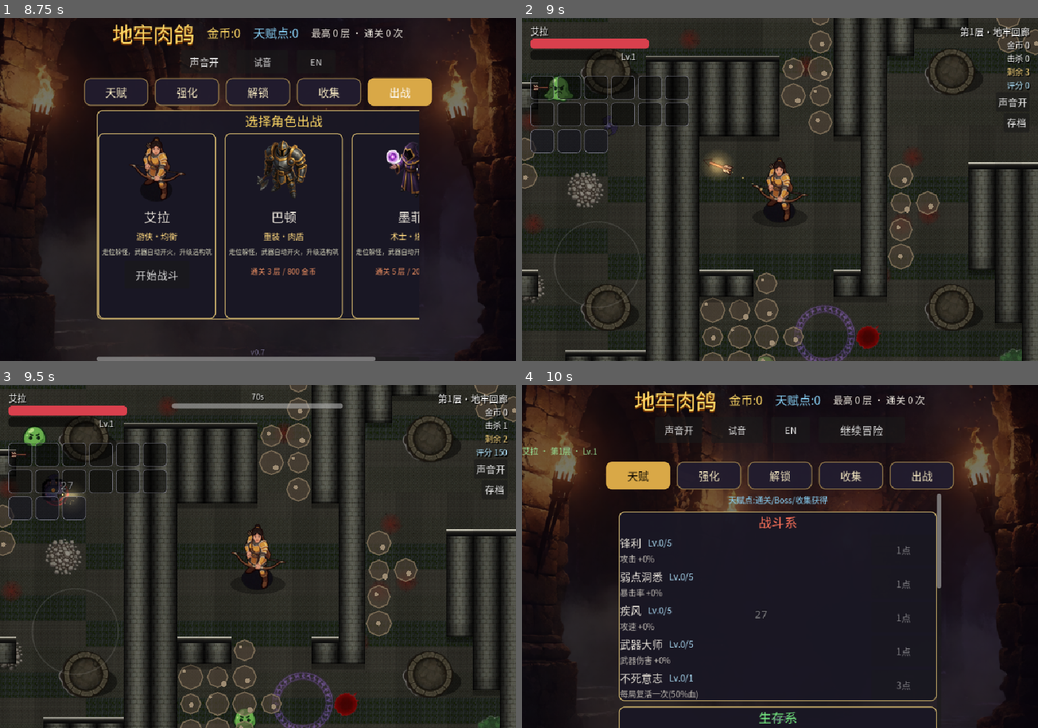
Above: before the commit, frames 1-4 (two rows, left to right).
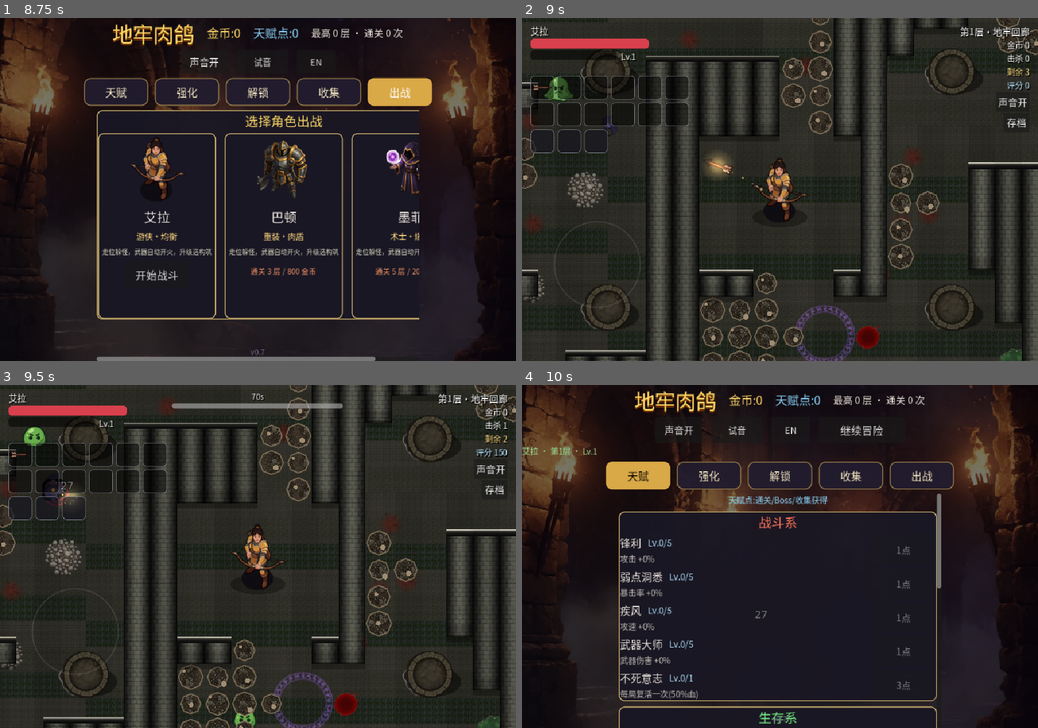
Above: after the commit, the same moments.

Repository: owlco001/dungeon-rogue-godot
Game: Godot game, scene res://scenes/lobby.tscn
The game is run twice, just before and just after one commit, with the same random seed, the same clock (stepped at 60 frames per second) and the same inputs.
Inputs:
- Up to frame 1 (8.75 s): click "试音" at 0.5 s; click "声音开" at 1.25 s; click "声音关" at 2 s; click "EN" at 2.75 s; click "Test" at 3.5 s; click "中文" at 4.25 s; click "天赋" at 5 s; click "强化" at 5.75 s; click "解锁" at 6.5 s; click "收集" at 7.25 s; click "出战" at 8 s
- Up to frame 2 (9 s): click "开始战斗" at 8.75 s
- Up to frame 3 (9.5 s): no input
- Up to frame 4 (10 s): click "存档" at 9.5 s

Frame 1 is identical in both runs. In frame 2, 1.3% of the frame differs, in the area x 0-100%, y 0-100%; in frame 3, 1.3%; in frame 4, nothing differs.

Commit message:
v0.8.7 terrain art: Agnes-generated textures for all six terrain kinds (256px WebP, world-space UV sampling in TerrainLayer, molten-dominant lava re-gen) + terrain hint becomes plain text (no panel/sound) shown 3.5s

Diff:
--- a/scripts/hud.gd
+++ b/scripts/hud.gd
@@ -320,6 +320,37 @@
 	_toast_tween.tween_interval(1.5)
 	_toast_tween.tween_property(_toast_panel, "modulate:a", 0.0, 0.4)
 	_toast_tween.tween_callback(func() -> void: _toast_panel.visible = false)
+
+
+# ---------- v0.8.7 地形提示：纯文字（无面板/无边框/无音效），展示 3.5 秒 ----------
+var _terrain_label: Label = null
+var _terrain_tween: Tween = null
+
+
+func show_terrain_hint(text: String) -> void:
+	if _terrain_label == null:
+		_terrain_label = Label.new()
+		_terrain_label.set_anchors_preset(Control.PRESET_TOP_WIDE)
+		_terrain_label.offset_top = 84
+		_terrain_label.horizontal_alignment = HORIZONTAL_ALIGNMENT_CENTER
+		_terrain_label.add_theme_font_override("font", _font)
+		_terrain_label.add_theme_font_size_override("font_size", 26)
+		_terrain_label.add_theme_color_override("font_color", Color(1.0, 0.92, 0.60))
+		_terrain_label.add_theme_color_override("font_shadow_color", Color(0, 0, 0, 0.9))
+		_terrain_label.add_theme_constant_override("shadow_offset_x", 2)
+		_terrain_label.add_theme_constant_override("shadow_offset_y", 2)
+		_terrain_label.mouse_filter = Control.MOUSE_FILTER_IGNORE
+		add_child(_terrain_label)
+	_terrain_label.text = Lang.t(text)
+	_terrain_label.visible = true
+	_terrain_label.modulate.a = 1.0
+	if _terrain_tween != null and _terrain_tween.is_valid():
+		_terrain_tween.kill()
+	_terrain_tween = create_tween()
+	_terrain_tween.set_pause_mode(Tween.TWEEN_PAUSE_PROCESS)
+	_terrain_tween.tween_interval(3.5)
+	_terrain_tween.tween_property(_terrain_label, "modulate:a", 0.0, 0.6)
+	_terrain_tween.tween_callback(func() -> void: _terrain_label.visible = false)
 
 
 # ---------- 装备栏（武器/被动/遗物，可点击看详情） ----------
--- a/scripts/main.gd
+++ b/scripts/main.gd
@@ -606,7 +606,7 @@
 		var tid := String(p_patch.get("id", ""))
 		if not _terrain_hints_shown.has(tid):
 			_terrain_hints_shown[tid] = true
-			hud.show_toast(Lang.t(String(p_patch.get("hint", ""))))
+			hud.show_terrain_hint(String(p_patch.get("hint", "")))
 	var enemy_patches := {}
 	for e in get_tree().get_nodes_in_group("enemies"):
 		if not is_instance_valid(e) or bool(e.get("is_boss")) or bool(e.get("dead")):
--- a/scripts/terrain_layer.gd
+++ b/scripts/terrain_layer.gd
@@ -8,6 +8,15 @@
 var _pulse_t := 0.0
 
 const CELL := 50.0
+const TEX_SPAN := 120.0  # 贴图覆盖 2.4 格的世界跨度（UV 按世界坐标取样，跨格无缝）
+var _textures := {}
+
+
+func _ready() -> void:
+	# v0.8.7：Agnes 地形贴图（draw_polygon 带 UV 采样，需开启纹理重复）
+	texture_repeat = CanvasItem.TEXTURE_REPEAT_ENABLED
+	for kind in ["rubble", "lava", "ice", "mire", "bramble", "rift"]:
+		_textures[kind] = load("res://assets/tiles/terrain/tex_%s.webp" % kind) as Texture2D
 
 const COLORS := {
 	"rubble": [Color(0.32, 0.27, 0.22, 0.62), Color(0.55, 0.48, 0.38, 0.80), Color(0.62, 0.55, 0.45, 0.9)],
@@ -73,6 +82,18 @@
 			var center := Vector2((float(cell.x) + 0.5) * CELL, (float(cell.y) + 0.5) * CELL)
 			var blob := _blob_points(center, cell, kind, 3.0)
 			draw_colored_polygon(blob, fill)
+			# Agnes 贴图层：UV 按世界坐标取样，相邻格图案连续
+			var tex: Texture2D = _textures.get(kind, null)
+			if tex != null:
+				var a := 0.96
+				if kind == "lava" or kind == "rift":
+					a *= 0.90 + 0.10 * sin(_time * 2.6)
+				var pcols := PackedColorArray()
+				var uvs := PackedVector2Array()
+				for p in blob:
+					pcols.append(Color(1, 1, 1, a))
+					uvs.append(p / TEX_SPAN)
+				draw_polygon(blob, pcols, uvs, tex)
 			var outline := blob.duplicate()
 			outline.append(blob[0])
 			draw_polyline(outline, edge, 2.0, true)
Binary file added: assets/tiles/terrain/tex_bramble.webp
Not shown, added: assets/tiles/terrain/tex_bramble.webp.import
Binary file added: assets/tiles/terrain/tex_ice.webp
Not shown, added: assets/tiles/terrain/tex_ice.webp.import
Binary file added: assets/tiles/terrain/tex_lava.webp
Not shown, added: assets/tiles/terrain/tex_lava.webp.import
Binary file added: assets/tiles/terrain/tex_mire.webp
Not shown, added: assets/tiles/terrain/tex_mire.webp.import
Binary file added: assets/tiles/terrain/tex_rift.webp
Not shown, added: assets/tiles/terrain/tex_rift.webp.import
Binary file added: assets/tiles/terrain/tex_rubble.webp
Not shown, added: assets/tiles/terrain/tex_rubble.webp.import
